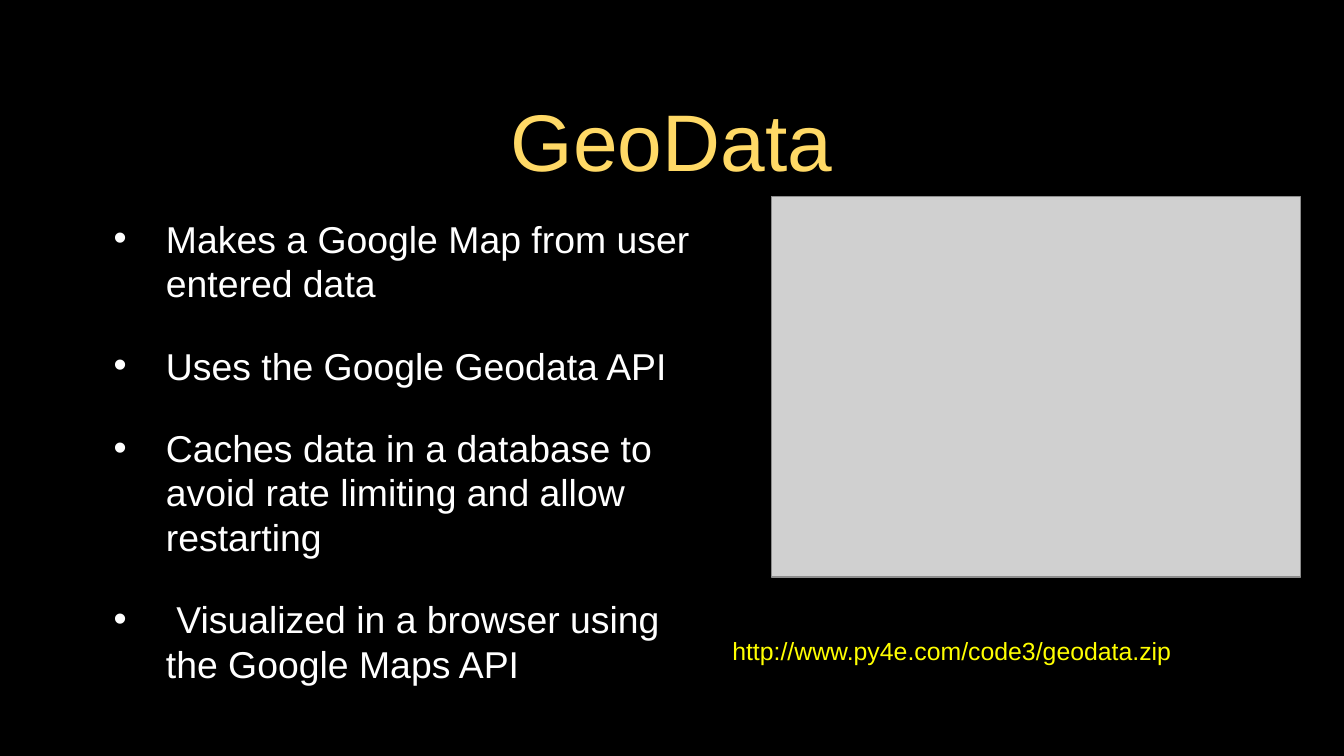
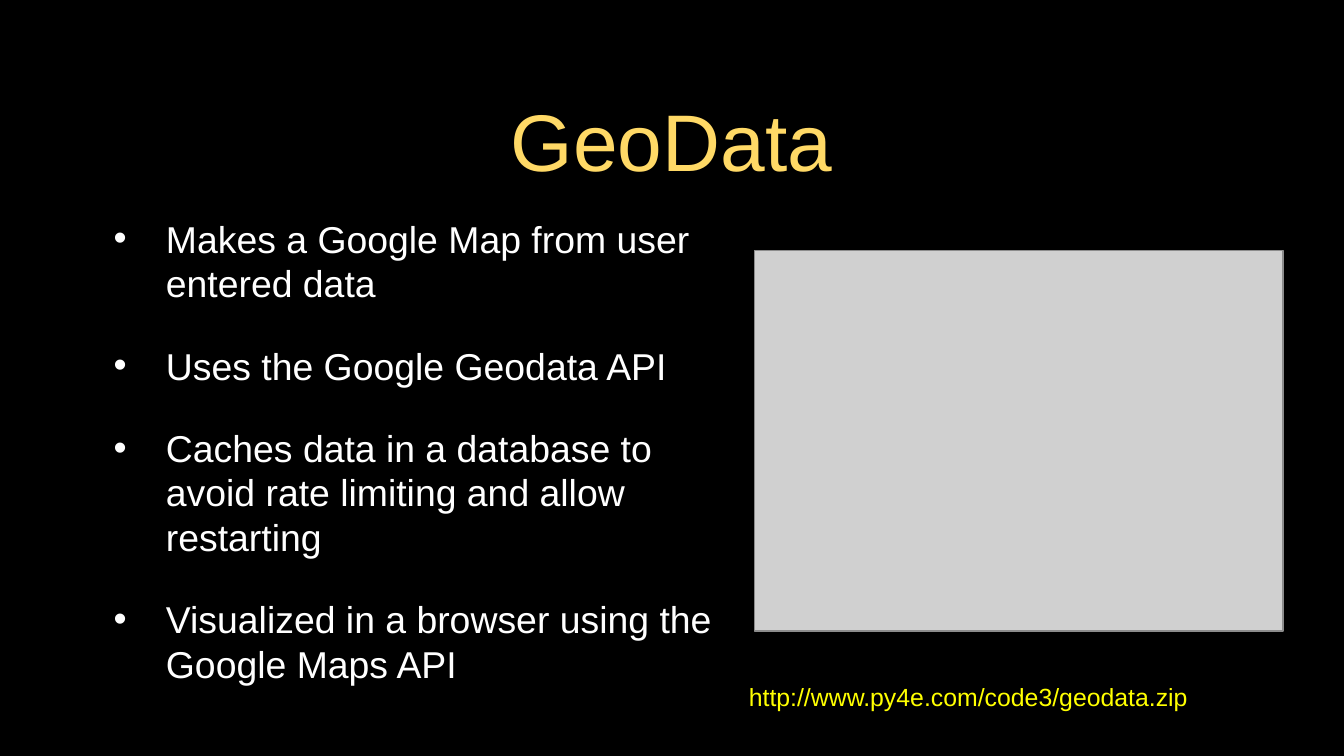
Before and after one commit to csev/py4e, a slide deck: slide 5 of lectures3/Pythonlearn-16-Data-Viz.pptx. Drawn at 1344x756 pixels with LibreOffice and Linux fonts; fonts in the diff are those of the drawing; grey boxes stand for pictures. Boxes give left, top, right and bottom in pixels: in the first picture for what was removed or moved away, otherwise in the second. Text is boxed around its words. In the diff, an @@ line names an element or a change of style, - is before the commit and + after.

```diff
--- a/lectures3/Pythonlearn-16-Data-Viz.pptx
+++ b/lectures3/Pythonlearn-16-Data-Viz.pptx
@@ text "Makes a Google Map from ..." rewrapped from [166,226,690,686] to [166,226,712,686] @@
@@ picture: place and size @@
-picture at [771,196,1301,577]
+picture at [754,251,1284,632]
@@ text "http://www.py4e.com/code3/geodata.zip": place and size @@
-text "http://www.py4e.com/code3/geodata.zip" at [732,642,1171,665]
+text "http://www.py4e.com/code3/geodata.zip" at [749,688,1188,711]
```
Also in this commit, not shown: 11 other slides changed.
